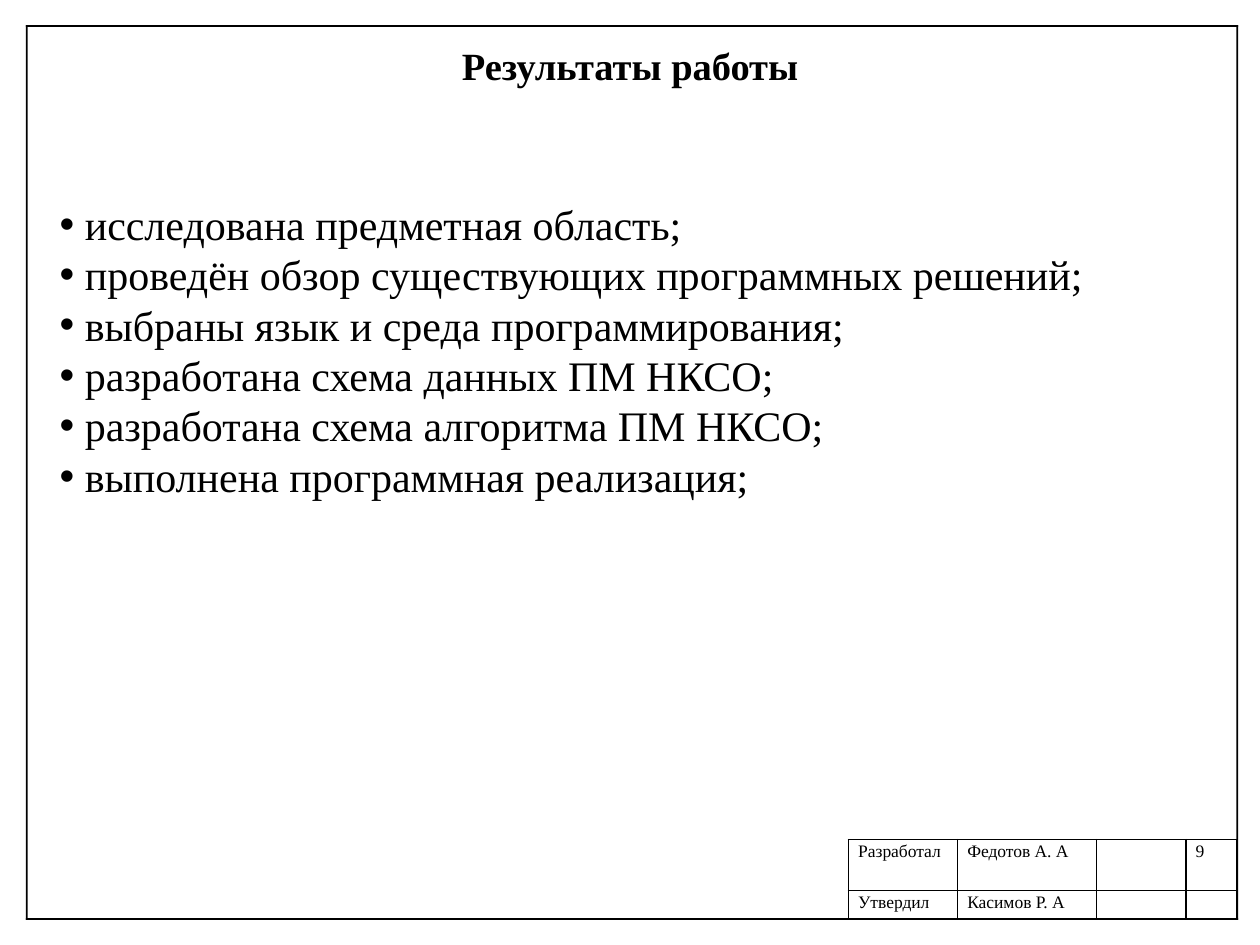
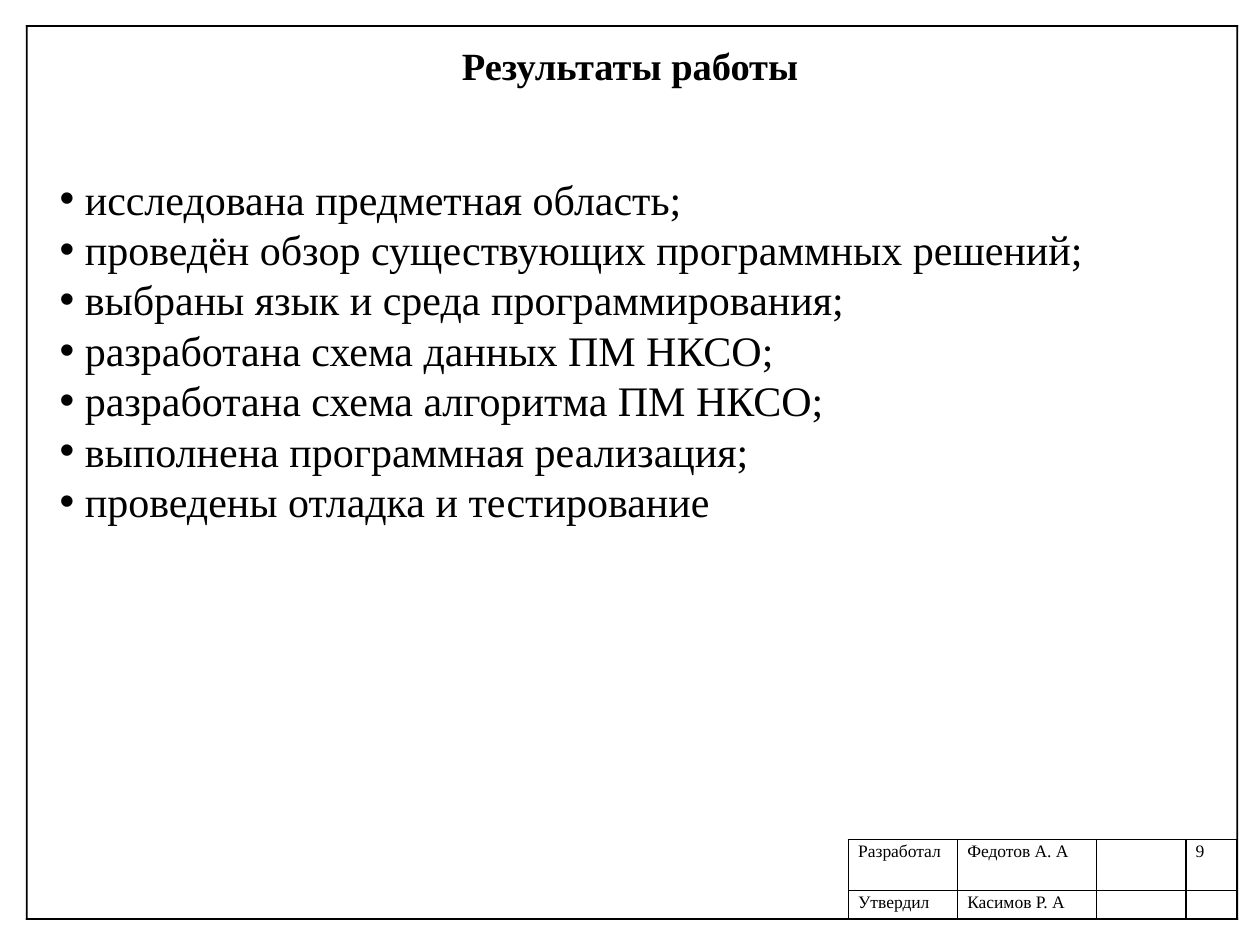
Before and after one commit to Shurpumpel/diplom, a slide deck: slide 9 of производственная/Федотов_ПИН-41_Презентация.pptx. Drawn at 1260x945 pixels with LibreOffice and Linux fonts; fonts in the diff are those of the drawing. Boxes give left, top, right and bottom in pixels: in the first picture for what was removed or moved away, otherwise in the second. Text is boxed around its words. In the diff, an @@ line names an element or a change of style, - is before the commit and + after.

```diff
--- a/производственная/Федотов_ПИН-41_Презентация.pptx
+++ b/производственная/Федотов_ПИН-41_Презентация.pptx
@@ text "исследована предметная область;": place and size @@
-text "исследована предметная область;" at (85, 210, 1083, 501)
+text "исследована предметная область;" at (85, 185, 1083, 526)
@@ text at (85, 497, 710, 526): paragraph added @@
+• проведены отладка и тестирование
```
Also in this commit, not shown: 6 other slides changed, 1 slide added, 1 slide removed, 8 other files.
